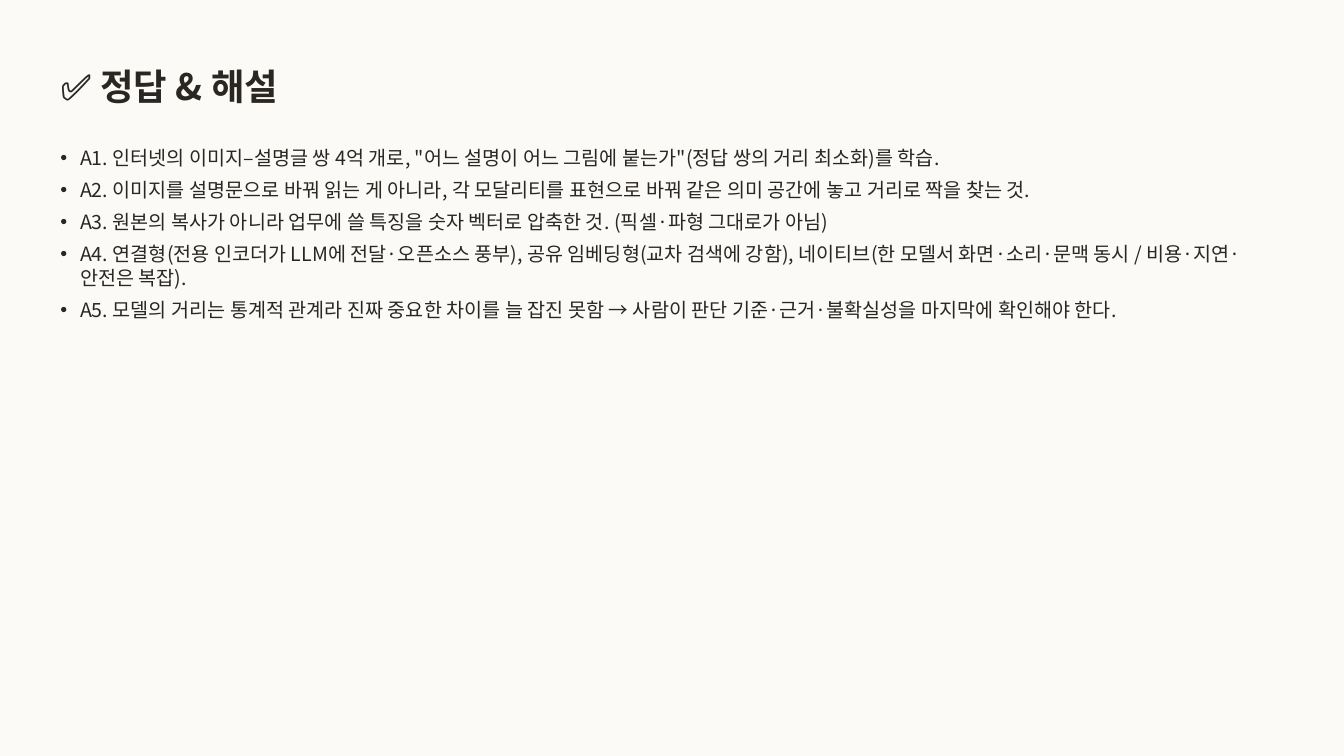
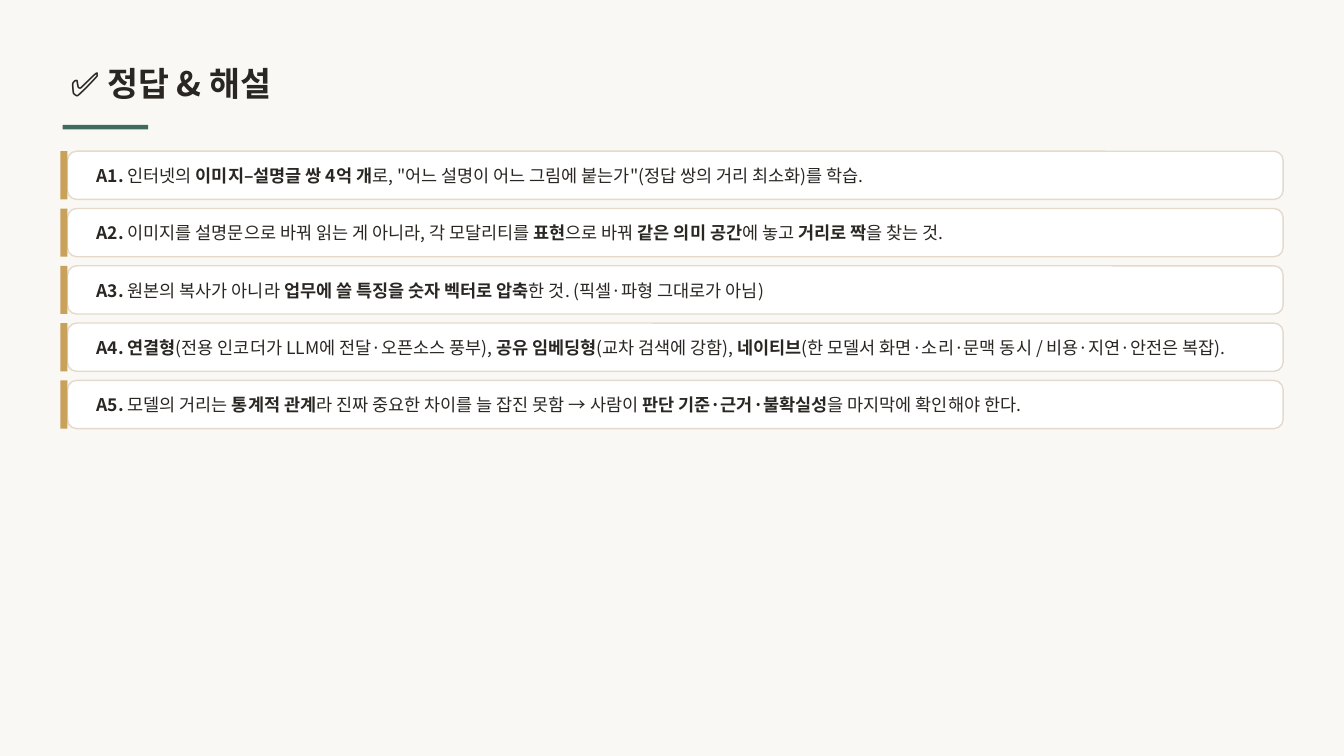
Before and after one commit to inseoklee-ai/study-room, a slide deck: slide 19 of pixels-sentences/pixels-sentences.pptx. Drawn at 1344x756 pixels with LibreOffice and Linux fonts; fonts in the diff are those of the drawing. Boxes give left, top, right and bottom in pixels: in the first picture for what was removed or moved away, otherwise in the second. Text is boxed around its words. In the diff, an @@ line names an element or a change of style, - is before the commit and + after.

```diff
--- a/pixels-sentences/pixels-sentences.pptx
+++ b/pixels-sentences/pixels-sentences.pptx
@@ background #FBFAF7 to #FAF8F4 @@
@@ text "✅ 정답 & 해설" at box(107, 68, 271, 99): size 26 to 24 pt @@
@@ rectangle added at box(63, 125, 148, 129), fill #3F6B5F @@
@@ text at box(80, 148, 1241, 289): paragraphs removed @@
-• A1. 인터넷의 이미지–설명글 쌍 4억 개로, "어느 설명이 어느 그림에 붙는가"(정답 쌍의 거리 최소화)를 학습.
-• A2. 이미지를 설명문으로 바꿔 읽는 게 아니라, 각 모달리티를 표현으로 바꿔 같은 의미 공간에 놓고 거리로 짝을 찾는 것.
-• A3. 원본의 복사가 아니라 업무에 쓸 특징을 숫자 벡터로 압축한 것. (픽셀·파형 그대로가 아님)
-• A4. 연결형(전용 인코더가 LLM에 전달·오픈소스 풍부), 공유 임베딩형(교차 검색에 강함), 네이티브(한 모델서 화면·소리·문맥 동시 / 비용·지연·안전은 복잡).
@@ rectangle added at box(60, 151, 68, 200), fill #C8A15A @@
@@ rounded rectangle added at box(68, 151, 1284, 200), fill #FFFFFF, outline #E3DACB 1 pt @@
@@ text added at box(97, 167, 864, 186), 12.5 pt, text #2A2723 @@
+A1. 인터넷의 이미지–설명글 쌍 4억 개로, "어느 설명이 어느 그림에 붙는가"(정답 쌍의 거리 최소화)를 학습.
@@ rectangle added at box(60, 209, 68, 257), fill #C8A15A @@
@@ rounded rectangle added at box(68, 209, 1284, 257), fill #FFFFFF, outline #E3DACB 1 pt @@
@@ text added at box(97, 224, 944, 242), 12.5 pt, text #2A2723 @@
+A2. 이미지를 설명문으로 바꿔 읽는 게 아니라, 각 모달리티를 표현으로 바꿔 같은 의미 공간에 놓고 거리로 짝을 찾는 것.
@@ rectangle added at box(60, 266, 68, 315), fill #C8A15A @@
@@ rounded rectangle added at box(68, 266, 1284, 315), fill #FFFFFF, outline #E3DACB 1 pt @@
@@ text added at box(97, 279, 764, 302), 12.5 pt, text #2A2723 @@
+A3. 원본의 복사가 아니라 업무에 쓸 특징을 숫자 벡터로 압축한 것. (픽셀·파형 그대로가 아님)
@@ rectangle added at box(60, 324, 68, 372), fill #C8A15A @@
@@ rounded rectangle added at box(68, 324, 1284, 372), fill #FFFFFF, outline #E3DACB 1 pt @@
@@ text added at box(97, 339, 1226, 358), 12.5 pt, text #2A2723 @@
+A4. 연결형(전용 인코더가 LLM에 전달·오픈소스 풍부), 공유 임베딩형(교차 검색에 강함), 네이티브(한 모델서 화면·소리·문맥 동시 / 비용·지연·안전은 복잡).
@@ rectangle added at box(60, 380, 68, 429), fill #C8A15A @@
@@ rounded rectangle added at box(68, 380, 1284, 429), fill #FFFFFF, outline #E3DACB 1 pt @@
@@ text "A5. 모델의 거리는 통계적 관계라 ...": place and size @@
-text "A5. 모델의 거리는 통계적 관계라 ..." at box(80, 148, 1241, 319)
+text "A5. 모델의 거리는 통계적 관계라 ..." at box(97, 396, 1021, 413)
@@ text "A5. 모델의 거리는 통계적 관계라 ..." at box(97, 396, 1021, 413): size 14 to 12.5 pt; bold on in "A5. 통계적 관계라 판단 기준·근거·불확실성을"; bullet • to none; line spacing 1 to 1.02; less space between paragraphs; vertical alignment top to middle @@
```
Also in this commit, not shown: 19 other slides changed, 1 other file.
